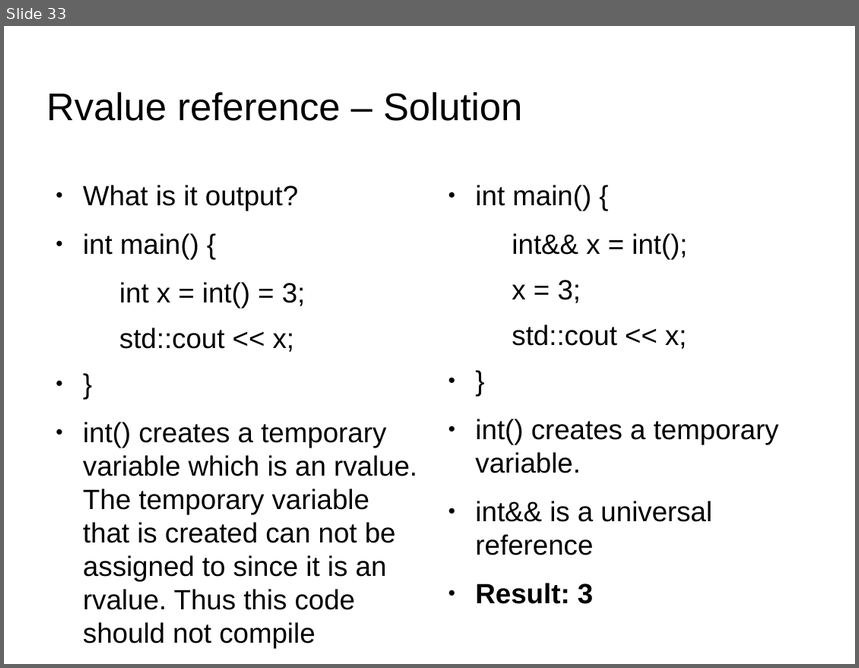
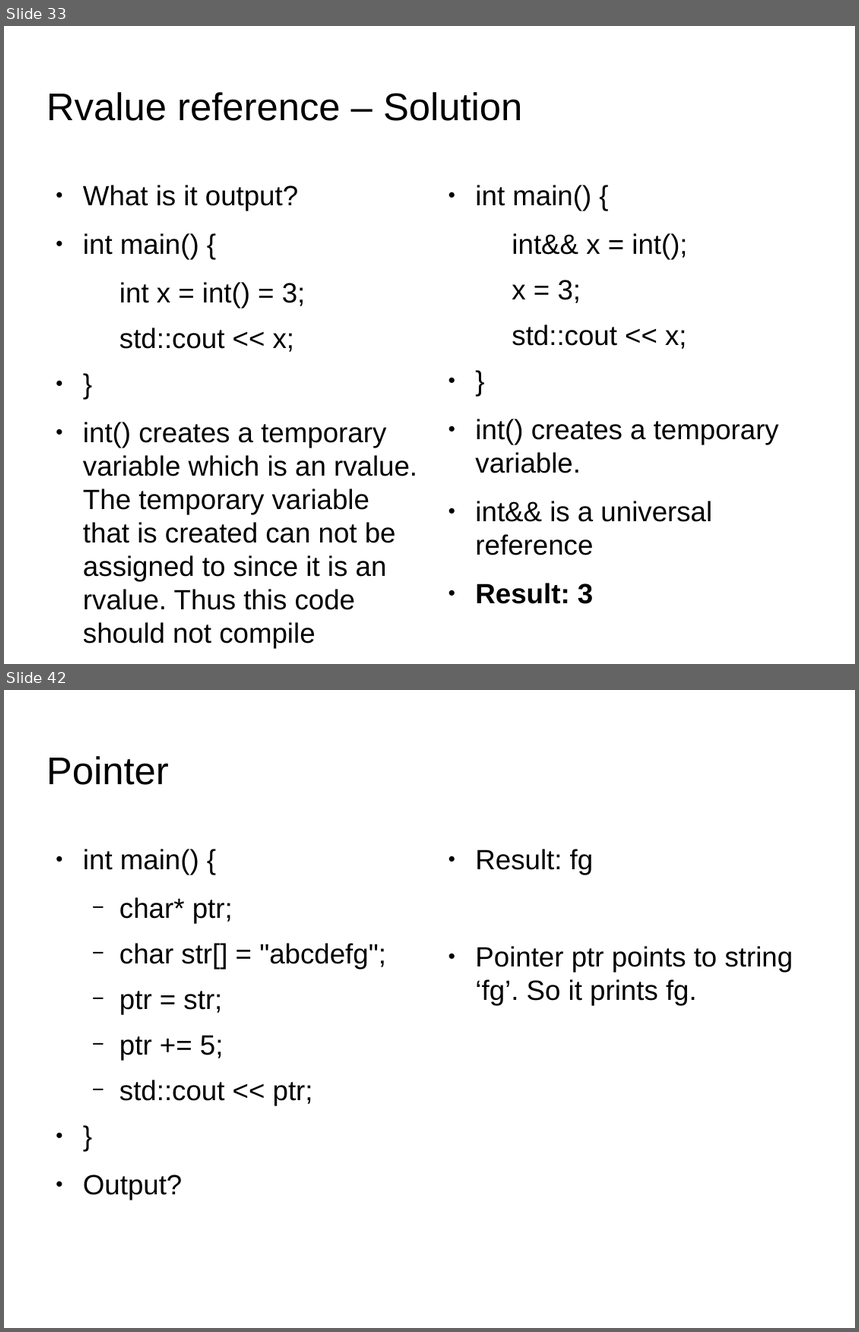
Before and after one commit to kks32/cpp-software-development, a slide deck: Ex22_C++_Quiz/Ex22_C++_Quiz.odp. Shown one above the other, each under a label of ours: slide 33 before the commit, slides 33 and 42 after it; the slides between them are not shown. The pictures are 859x668 and 859x1332 pixels, drawn with LibreOffice and Linux fonts; fonts in the diff are those of the drawing; background and template pictures are left out. Boxes give left, top, right and bottom in pixels: in the first picture for what was removed or moved away, otherwise in the second. Text is boxed around its words. In the diff, an @@ line names an element or a change of style, - is before the commit and + after.

```diff
--- a/Ex22_C++_Quiz/Ex22_C++_Quiz.odp
+++ b/Ex22_C++_Quiz/Ex22_C++_Quiz.odp
@@ slide 42 added at [4,690,855,1328], background picture (left out) @@
@@ title added at [47,756,169,785], 36 pt, text #000000 @@
+Pointer
@@ text added at [83,849,386,1201], 26 pt, text #000000 @@
+● int main() {
+  − char* ptr;
+  − char str[] = "abcdefg";
+  − ptr = str;
+  − ptr += 5;
+  − std::cout << ptr;
+● }
+● Output?
@@ text added at [475,849,794,1006], 26 pt, text #000000 @@
+● Result: fg
+● Pointer ptr points to string ‘fg’. So it prints fg.
```
Also in this commit, not shown: 1 slide changed, 14 other slides added, 2 other files.
